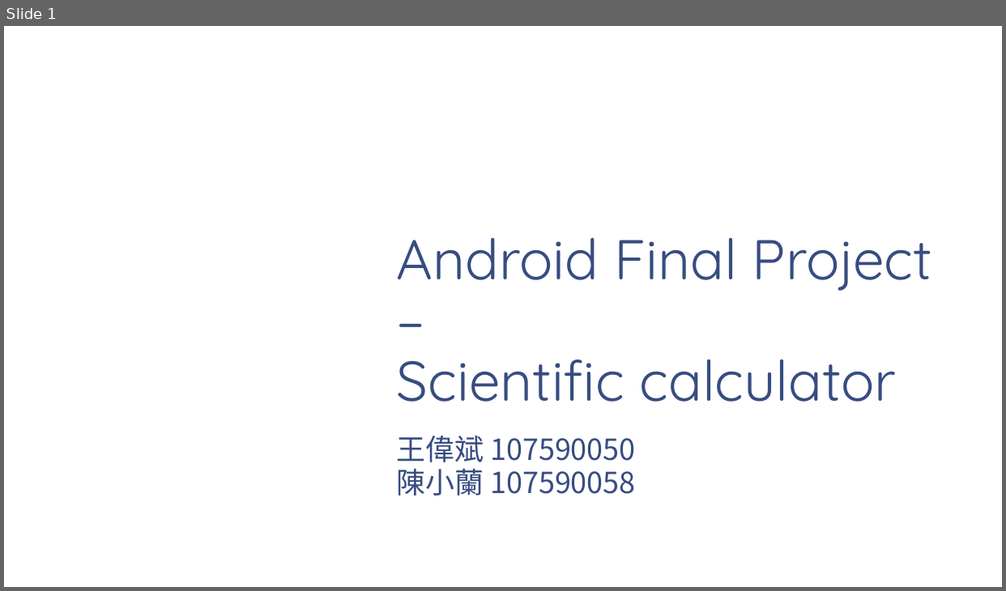
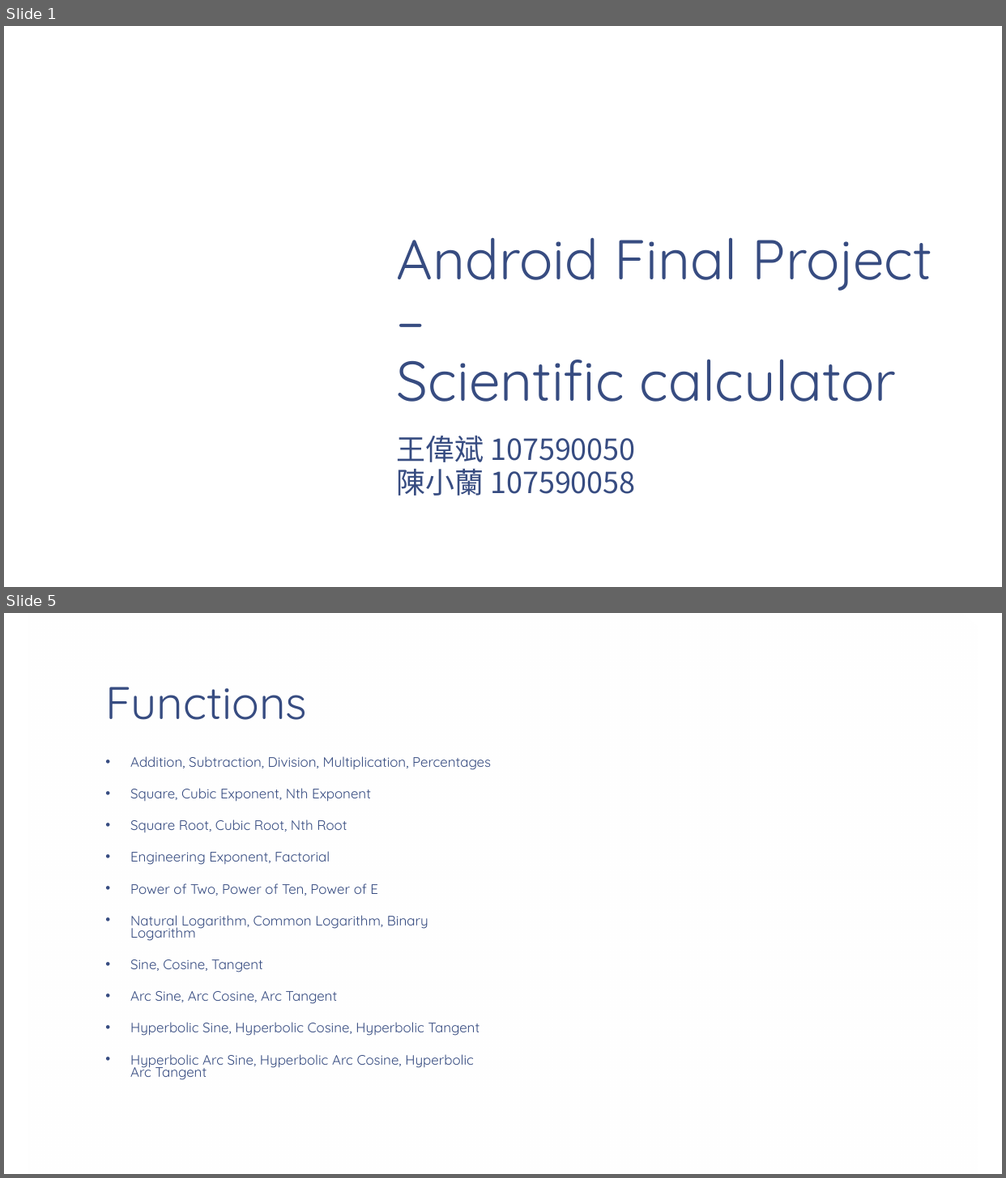
Before and after one commit to HengWeiBin/AndoridProject2020, a slide deck: Android Final Project.pptx. Shown one above the other, each under a label of ours: slide 1 before the commit, slides 1 and 5 after it; the slides between them are not shown. The pictures are 1006x591 and 1006x1178 pixels, drawn with LibreOffice and Linux fonts; fonts in the diff are those of the drawing; background and template pictures are left out. Boxes give left, top, right and bottom in pixels: in the first picture for what was removed or moved away, otherwise in the second. Text is boxed around its words. In the diff, an @@ line names an element or a change of style, - is before the commit and + after.

```diff
--- a/Android Final Project.pptx
+++ b/Android Final Project.pptx
@@ slide 5 added at [4, 613, 1002, 1174], background picture (left out) @@
@@ rectangle added at [28, 613, 977, 1174], fill gradient #FFFFFF @@
@@ title added at [105, 687, 307, 720], 44 pt, text #374C81 @@
+Functions
@@ text added at [130, 756, 491, 1080], 13.2 pt, text #374C81 @@
+• Addition, Subtraction, Division, Multiplication, Percentages
+• Square, Cubic Exponent, Nth Exponent
+• Square Root, Cubic Root, Nth Root
+• Engineering Exponent, Factorial
+• Power of Two, Power of Ten, Power of E
+• Natural Logarithm, Common Logarithm, Binary Logarithm
+• Sine, Cosine, Tangent
+• Arc Sine, Arc Cosine, Arc Tangent
+• Hyperbolic Sine, Hyperbolic Cosine, Hyperbolic Tangent
+• Hyperbolic Arc Sine, Hyperbolic Arc Cosine, Hyperbolic Arc Tangent
```
Also in this commit, not shown: 2 slides changed, 1 other slide added, 3 slides removed, 7 other files.
